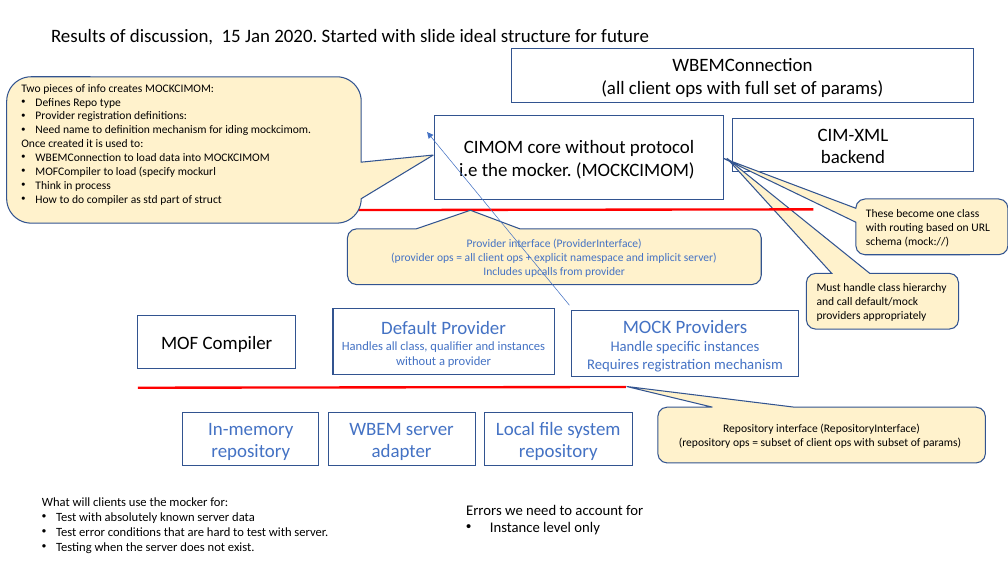
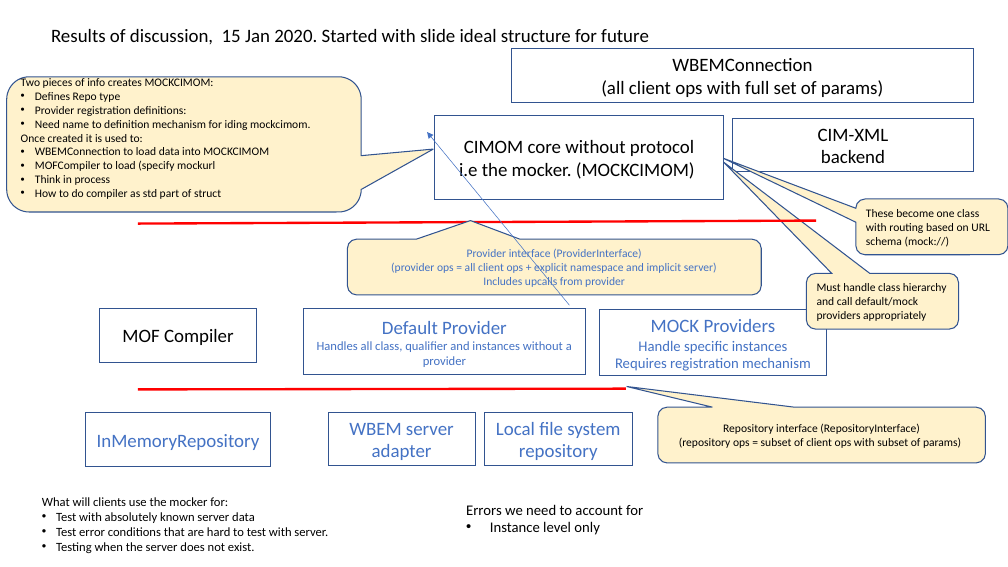
Before and after one commit to pywbem/pywbem, a slide deck: slide 10 of design/RepositoryStructure.pptx. Drawn at 1008x567 pixels with LibreOffice and Linux fonts; fonts in the diff are those of the drawing. Boxes give left, top, right and bottom in pixels: in the first picture for what was removed or moved away, otherwise in the second. Text is boxed around its words. In the diff, an @@ line names an element or a change of style, - is before the commit and + after.

```diff
--- a/design/RepositoryStructure.pptx
+++ b/design/RepositoryStructure.pptx
@@ rounded speech box "Two pieces of info creates ...": place and size @@
-rounded speech box "Two pieces of info creates ..." at <box>7,77,361,224</box>
+rounded speech box "Two pieces of info creates ..." at <box>7,77,361,212</box>
@@ line moved from (325, 210) - (814, 209) to (138, 224) - (816, 221) @@
@@ rounded speech box "Provider interface (ProviderInterface) (provider ops ...": place and size @@
-rounded speech box "Provider interface (ProviderInterface) (provider ops ..." at <box>348,229,761,285</box>
+rounded speech box "Provider interface (ProviderInterface) (provider ops ..." at <box>348,239,761,295</box>
@@ rounded speech box "Must handle class hierarchy and ..." at <box>807,274,959,330</box>: proportions changed @@
@@ rectangle "MOF Compiler": place and size @@
-rectangle "MOF Compiler" at <box>138,315,296,369</box>
+rectangle "MOF Compiler" at <box>99,309,257,362</box>
@@ rectangle "Default Provider": place and size @@
-rectangle "Default Provider" at <box>333,309,554,375</box>
+rectangle "Default Provider" at <box>303,309,586,375</box>
@@ rectangle "MOCK Providers": place and size @@
-rectangle "MOCK Providers" at <box>572,310,799,376</box>
+rectangle "MOCK Providers" at <box>600,310,827,376</box>
@@ rectangle "InMemoryRepository": place and size @@
-rectangle "InMemoryRepository" at <box>183,412,319,466</box>
+rectangle "InMemoryRepository" at <box>85,413,271,467</box>
@@ text in rectangle at <box>97,434,260,450</box>: text changed @@
-In-memory repository
+InMemoryRepository
```
Also in this commit, not shown: 5 other slides changed, 2 slides added.
